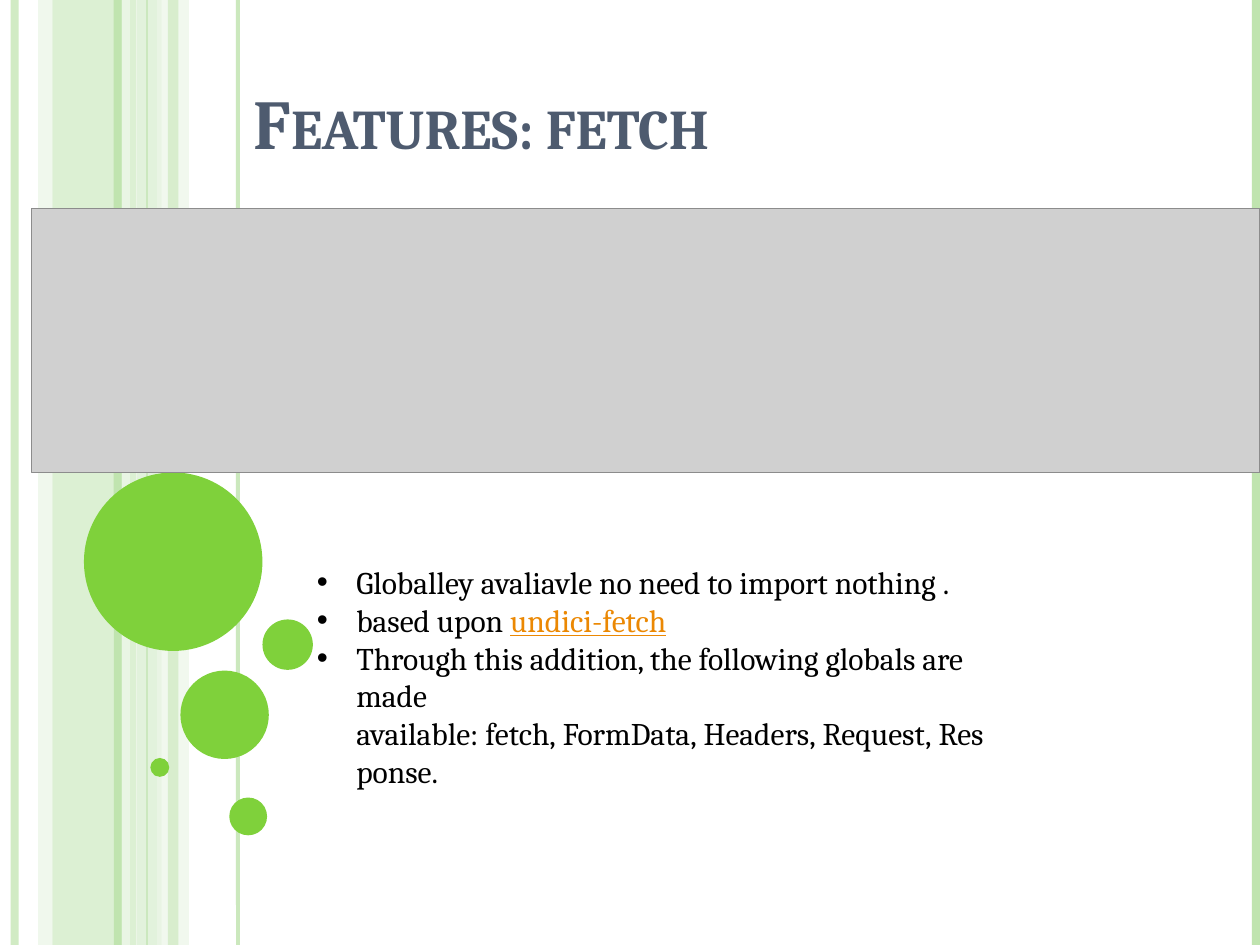
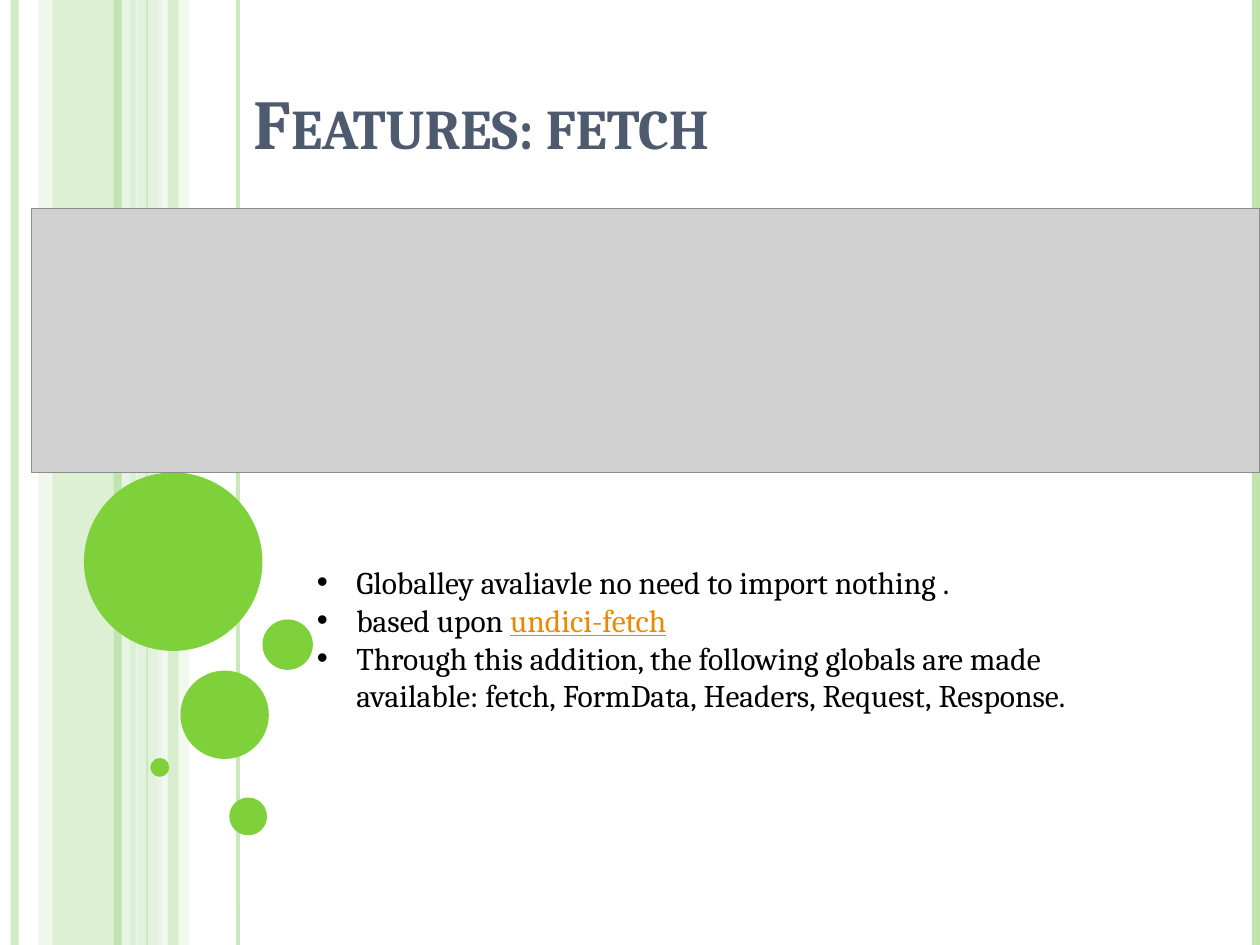
Before and after one commit to ntedgi/infra-meetings, a slide deck: slide 15 of from Node14 to 18_4/Node14-18.powerpoint.pptx (slide 14 before the commit). Drawn at 1260x945 pixels with LibreOffice and Linux fonts; fonts in the diff are those of the drawing; grey boxes stand for pictures. Boxes give left, top, right and bottom in pixels: in the first picture for what was removed or moved away, otherwise in the second. Text is boxed around its words. In the diff, an @@ line names an element or a change of style, - is before the commit and + after.

```diff
--- a/from Node14 to 18_4/Node14-18.powerpoint.pptx
+++ b/from Node14 to 18_4/Node14-18.powerpoint.pptx
@@ text "Globalley avaliavle no need to ..." rewrapped from <box>356,572,963,752</box> to <box>356,572,1066,714</box> @@
```
Also in this commit, not shown: 3 other slides changed, 1 slide added, 11 other files.
